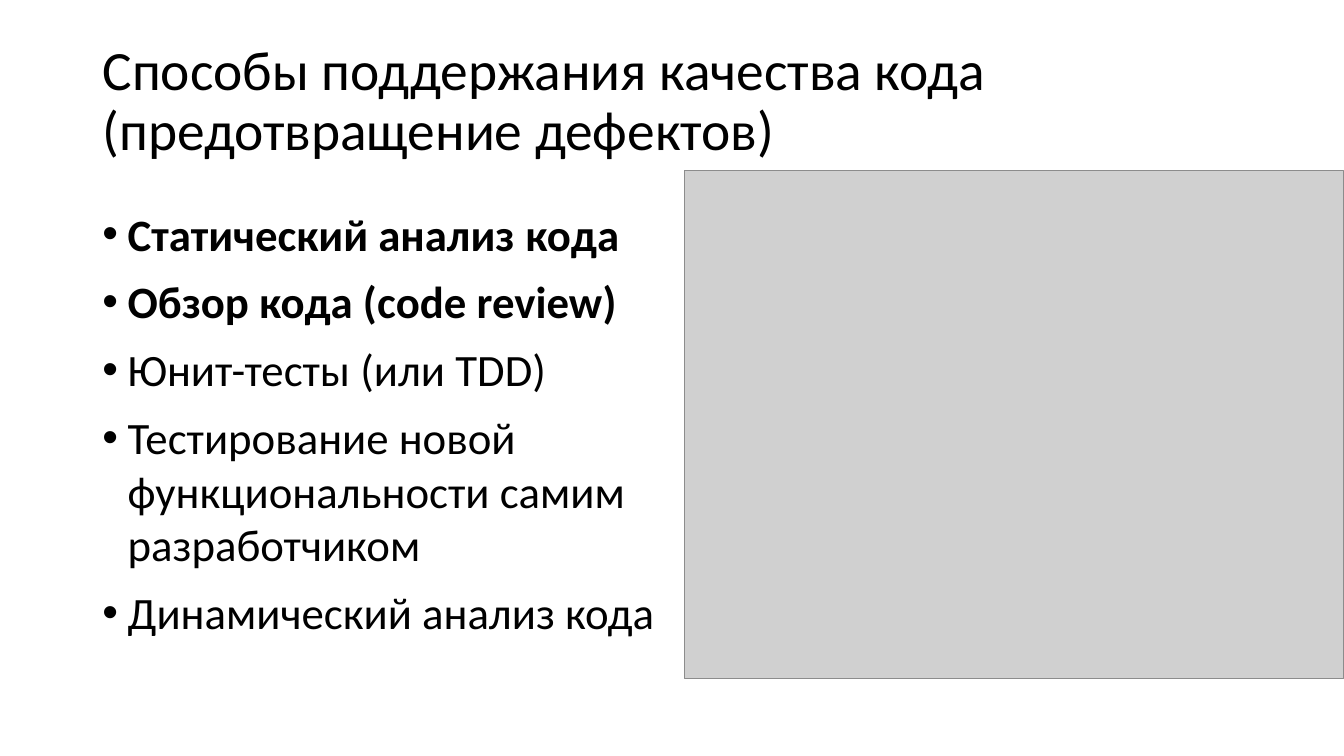
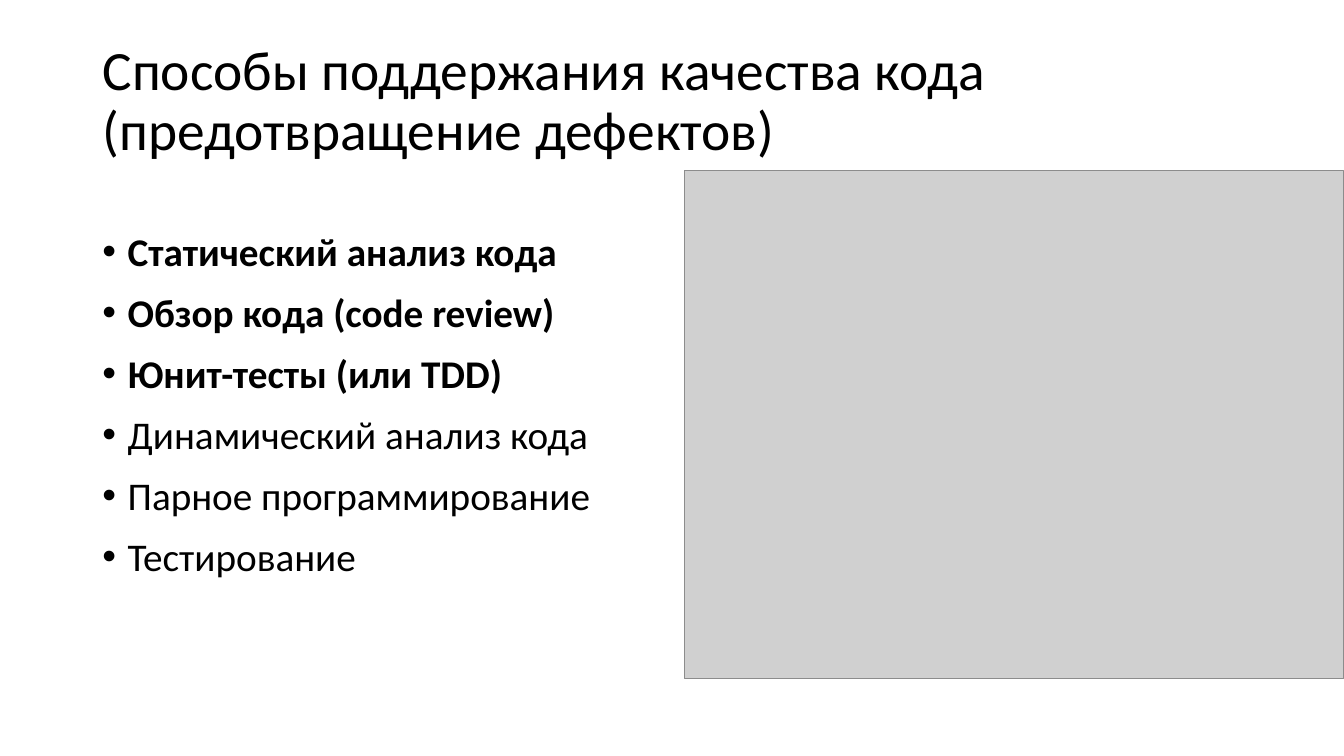
Before and after one commit to xtrueman/prog_instruments, a slide deck: slide 4 of presentations/CodeReview.pptx. Drawn at 1344x756 pixels with LibreOffice and Linux fonts; fonts in the diff are those of the drawing; grey boxes stand for pictures. Boxes give left, top, right and bottom in pixels: in the first picture for what was removed or moved away, otherwise in the second. Text is boxed around its words. In the diff, an @@ line names an element or a change of style, - is before the commit and + after.

Commit message:
CodeReview

```diff
--- a/presentations/CodeReview.pptx
+++ b/presentations/CodeReview.pptx
@@ text "Статический анализ кода": place and size @@
-text "Статический анализ кода" at <box>128,220,654,637</box>
+text "Статический анализ кода" at <box>128,239,590,578</box>
@@ text at <box>128,239,588,456</box>: size 32 to 28 pt in "Статический анализ кода", "Обзор кода (code review)", "Юнит-тесты (или TDD)", "Динамический анализ кода"; bold on in "Юнит-тесты (или TDD)" @@
@@ text at <box>128,423,625,569</box>: paragraph removed @@
-• Тестирование новой функциональности самим разработчиком
@@ text at <box>128,485,590,578</box>: paragraphs added @@
+• Парное программирование
+• Тестирование
```
Also in this commit, not shown: 14 other slides changed, 7 slides added, 1 other file.
